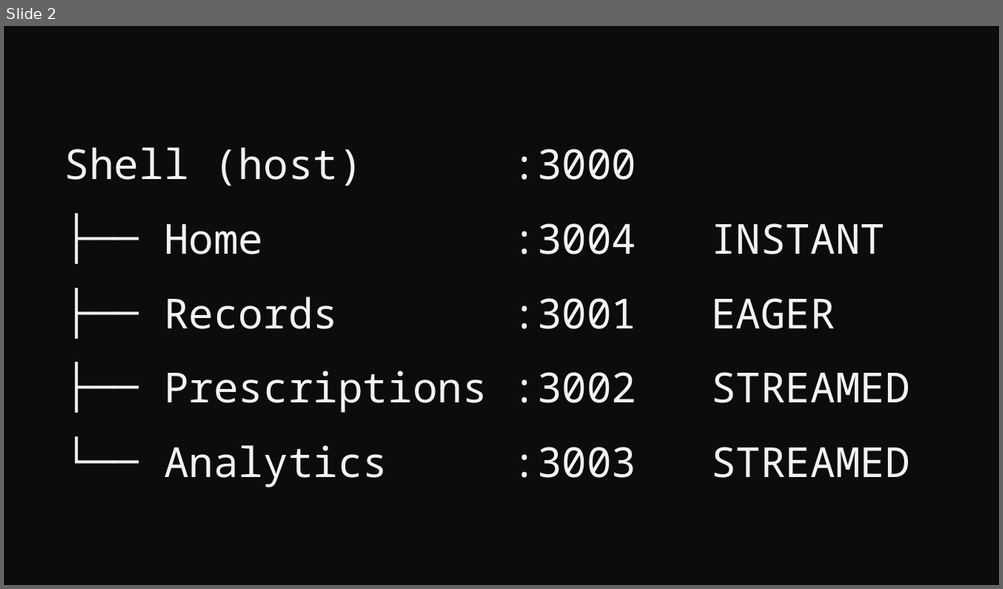
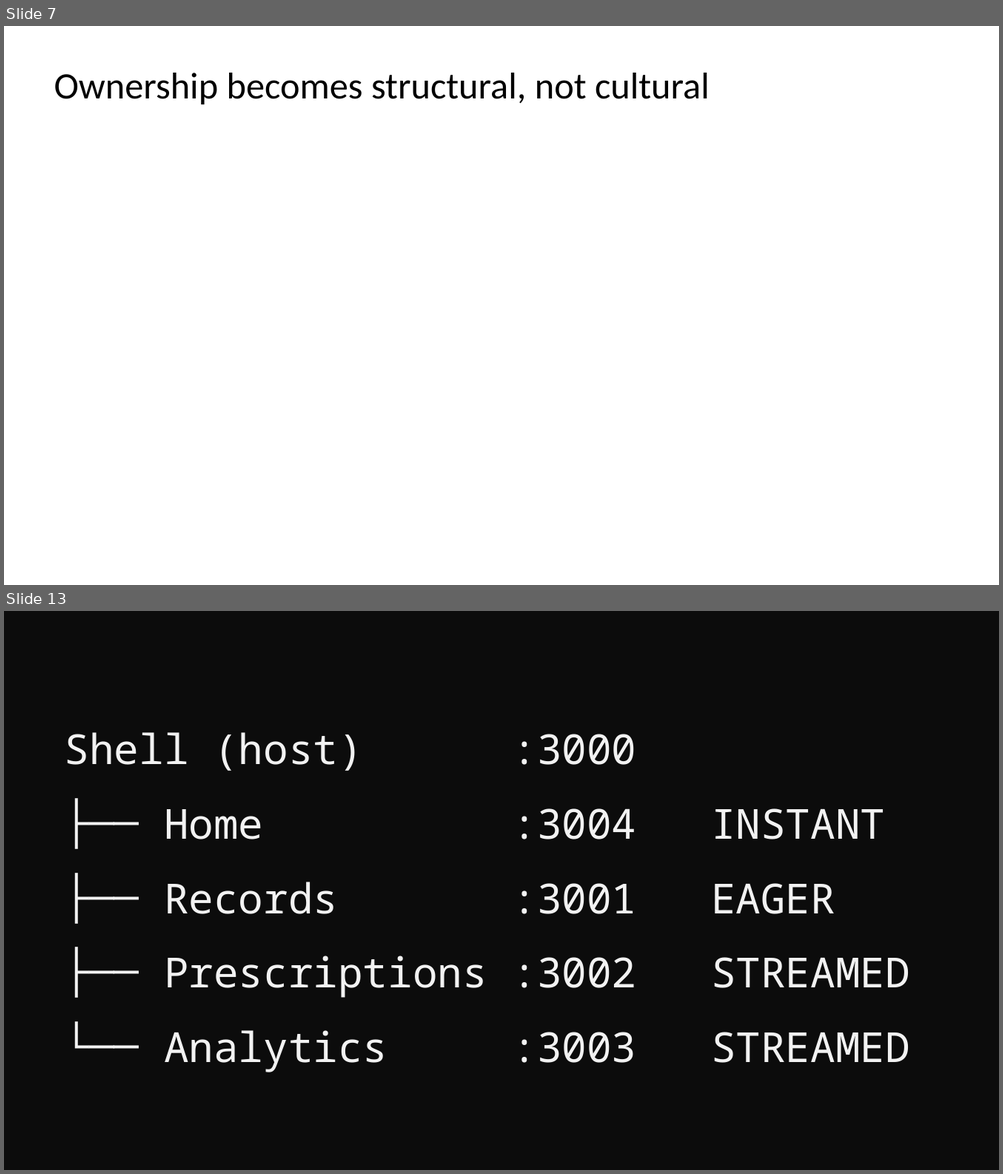
Before and after one commit to devlinduldulao/module-federation-demo, a slide deck: presentation/module-federation.pptx. Shown one above the other, each under a label of ours: slide 2 before the commit, slides 7 and 13 after it; the slides between them are not shown. The pictures are 1003x589 and 1003x1174 pixels, drawn with LibreOffice and Linux fonts; fonts in the diff are those of the drawing. Boxes give left, top, right and bottom in pixels: in the first picture for what was removed or moved away, otherwise in the second. Text is boxed around its words. In the diff, an @@ line names an element or a change of style, - is before the commit and + after.

```diff
--- a/presentation/module-federation.pptx
+++ b/presentation/module-federation.pptx
@@ slide 7 added at box(4, 26, 999, 585), background #FFFFFF @@
@@ text added at box(54, 73, 709, 104), 36 pt, text #000000 @@
+Ownership becomes structural, not cultural
@@ what was slide 2 is now slide 13 @@
```
Also in this commit, not shown: 3 slides changed, 12 other slides added, 2 slides removed, 21 other files.
